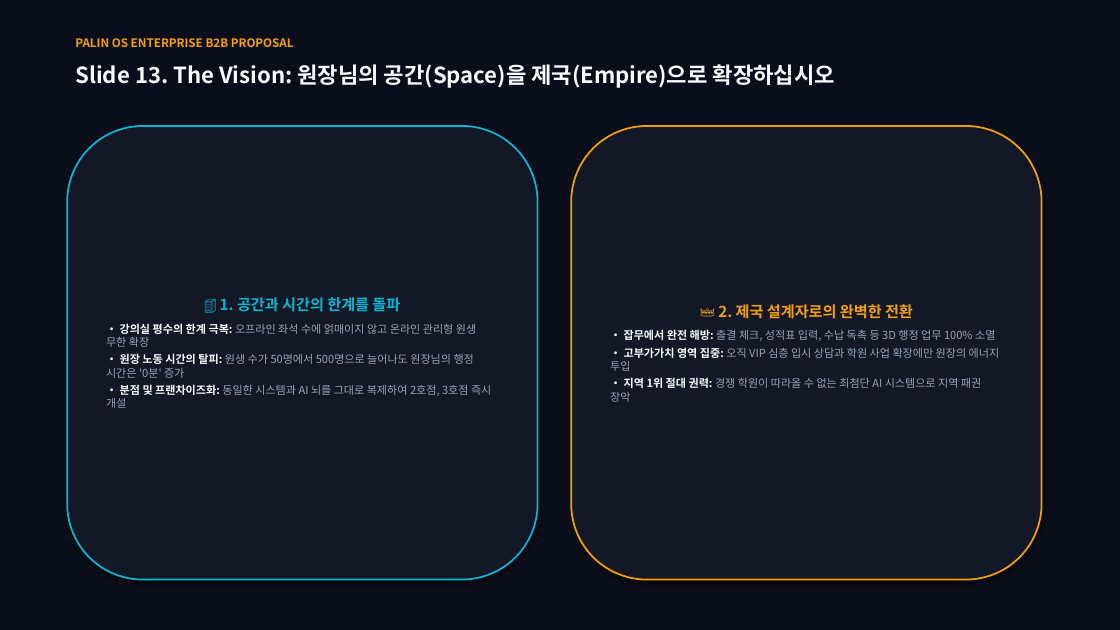
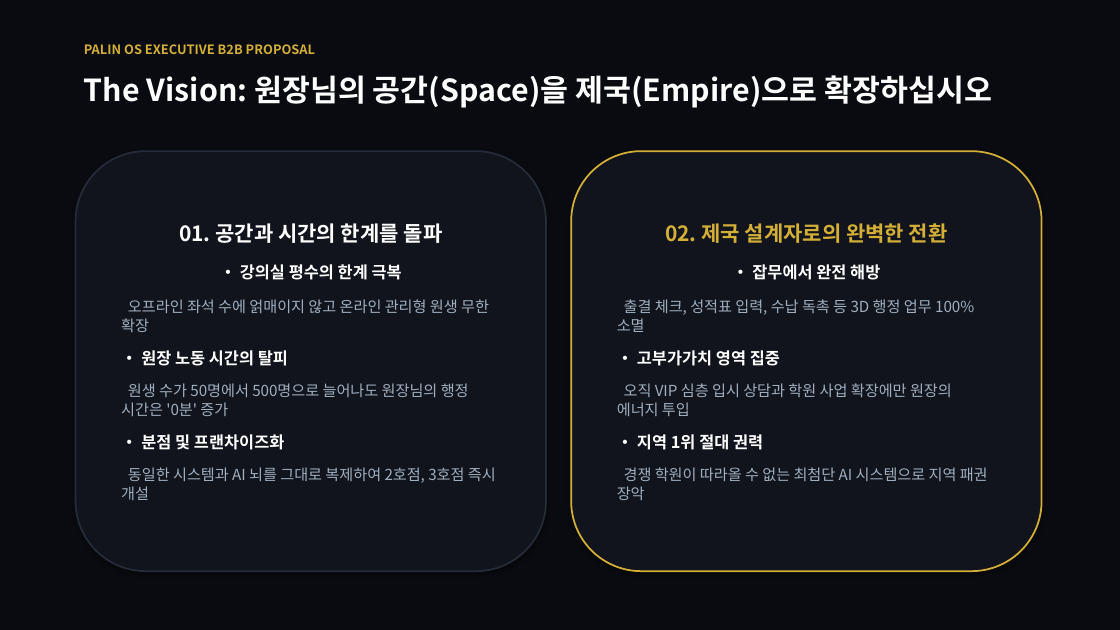
Before and after one commit to cheol-hun-kim/PALIN, a slide deck: slide 14 of PALIN_OS_B2B_Director_Proposal.pptx (slide 13 before the commit). Drawn at 1120x630 pixels with LibreOffice and Linux fonts; fonts in the diff are those of the drawing. Boxes give left, top, right and bottom in pixels: in the first picture for what was removed or moved away, otherwise in the second. Text is boxed around its words. In the diff, an @@ line names an element or a change of style, - is before the commit and + after.

Commit message:
style: Minimalist luxury executive aesthetic (20 slides, heavy obsidian+gold, large typography)

```diff
--- a/PALIN_OS_B2B_Director_Proposal.pptx
+++ b/PALIN_OS_B2B_Director_Proposal.pptx
@@ rectangle at [0,0,1120,630]: fill #0A0E1A to #090B10 @@
@@ text at [84,44,315,54]: text changed; size 10 to 11 pt; text colour #F59E0B to #D4AF37 @@
-PALIN OS ENTERPRISE B2B PROPOSAL
+PALIN OS EXECUTIVE B2B PROPOSAL
@@ text at [84,75,993,108]: text changed; size 19 to 26 pt; text colour #F8FAFC to #FFFFFF @@
-Slide 13. The Vision: 원장님의 공간(Space)을 제국(Empire)으로 확장하십시오
+The Vision: 원장님의 공간(Space)을 제국(Empire)으로 확장하십시오
@@ rounded rectangle "01. 공간과 시간의 한계를 돌파": place and size @@
-rounded rectangle "01. 공간과 시간의 한계를 돌파" at [67,126,538,580]
+rounded rectangle "01. 공간과 시간의 한계를 돌파" at [76,151,546,571]
@@ rounded rectangle "01. 공간과 시간의 한계를 돌파" at [76,151,546,571]: fill #121826 to #11141C; outline #06B6D4 1.5 pt to #262B3A 1.5 pt @@
@@ rounded rectangle "02. 제국 설계자로의 완벽한 전환": place and size @@
-rounded rectangle "02. 제국 설계자로의 완벽한 전환" at [571,126,1042,580]
+rounded rectangle "02. 제국 설계자로의 완벽한 전환" at [571,151,1042,571]
@@ rounded rectangle "02. 제국 설계자로의 완벽한 전환" at [571,151,1042,571]: fill #121826 to #11141C; outline #F59E0B 1.5 pt to #D4AF37 1.5 pt @@
@@ text in rounded rectangle at [121,223,496,500]: text changed; size 9.5 to 13 pt; text colour #94A3B8 to #A0AEC0 @@
-🏢 1. 공간과 시간의 한계를 돌파
-• 강의실 평수의 한계 극복: 오프라인 좌석 수에 얽매이지 않고 온라인 관리형 원생 무한 확장
-• 원장 노동 시간의 탈피: 원생 수가 50명에서 500명으로 늘어나도 원장님의 행정 시간은 '0분' 증가
-• 분점 및 프랜차이즈화: 동일한 시스템과 AI 뇌를 그대로 복제하여 2호점, 3호점 즉시 개설
+01. 공간과 시간의 한계를 돌파
+• 강의실 평수의 한계 극복
+오프라인 좌석 수에 얽매이지 않고 온라인 관리형 원생 무한 확장
+• 원장 노동 시간의 탈피
+원생 수가 50명에서 500명으로 늘어나도 원장님의 행정 시간은 '0분' 증가
+• 분점 및 프랜차이즈화
+동일한 시스템과 AI 뇌를 그대로 복제하여 2호점, 3호점 즉시 개설
@@ text in rounded rectangle at [617,223,988,500]: text changed; size 9.5 to 13 pt; text colour #94A3B8 to #A0AEC0 @@
-👑 2. 제국 설계자로의 완벽한 전환
-• 잡무에서 완전 해방: 출결 체크, 성적표 입력, 수납 독촉 등 3D 행정 업무 100% 소멸
-• 고부가가치 영역 집중: 오직 VIP 심층 입시 상담과 학원 사업 확장에만 원장의 에너지 투입
-• 지역 1위 절대 권력: 경쟁 학원이 따라올 수 없는 최첨단 AI 시스템으로 지역 패권 장악
+02. 제국 설계자로의 완벽한 전환
+• 잡무에서 완전 해방
+출결 체크, 성적표 입력, 수납 독촉 등 3D 행정 업무 100% 소멸
+• 고부가가치 영역 집중
+오직 VIP 심층 입시 상담과 학원 사업 확장에만 원장의 에너지 투입
+• 지역 1위 절대 권력
+경쟁 학원이 따라올 수 없는 최첨단 AI 시스템으로 지역 패권 장악
```
Also in this commit, not shown: 15 other slides changed, 4 slides added, 1 other file.
